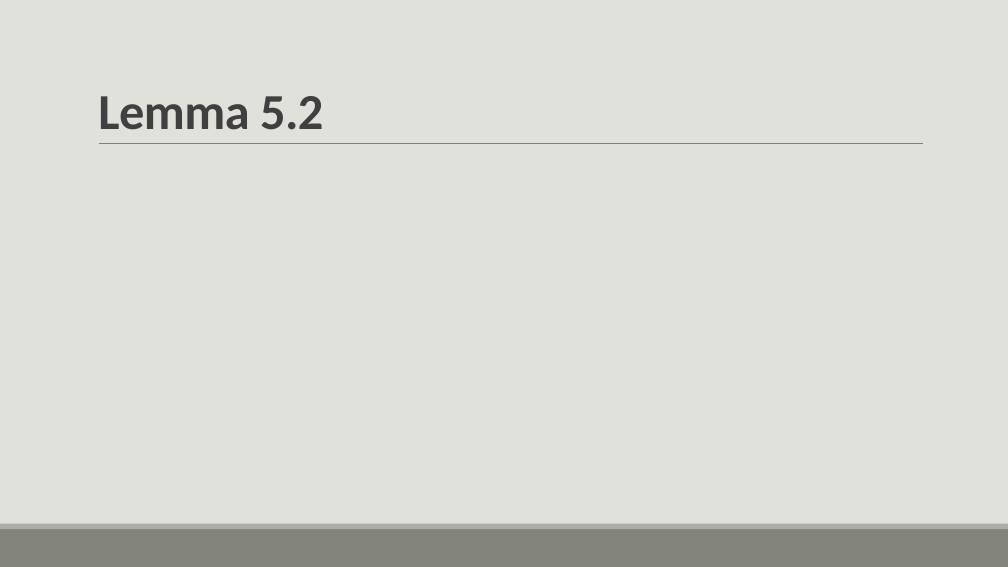
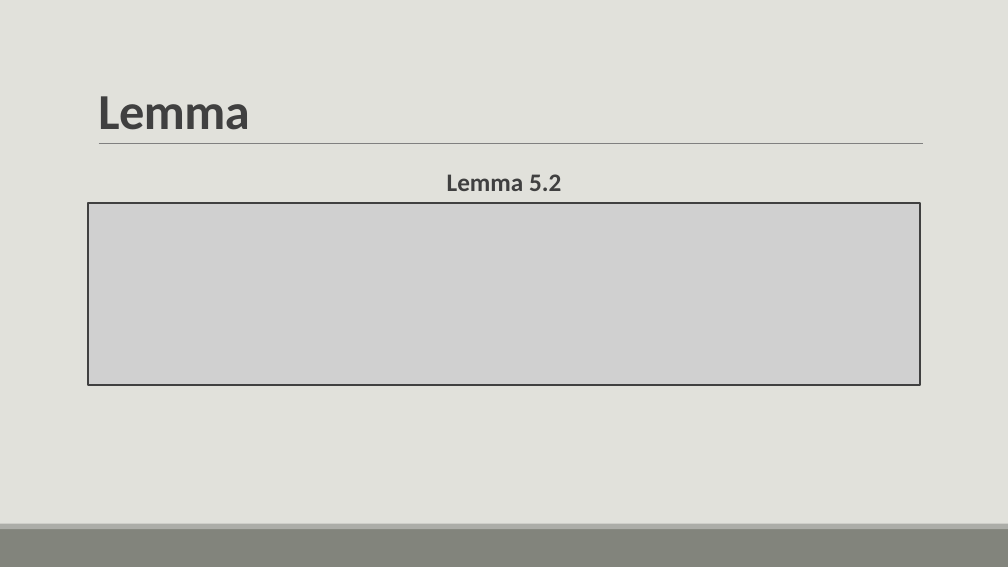
Before and after one commit to lory9894University/mcad, a slide deck: slide 27 of Prensentazione_V2.pptx (slide 28 before the commit). Drawn at 1008x567 pixels with LibreOffice and Linux fonts; fonts in the diff are those of the drawing; grey boxes stand for pictures. Boxes give left, top, right and bottom in pixels: in the first picture for what was removed or moved away, otherwise in the second. Text is boxed around its words. In the diff, an @@ line names an element or a change of style, - is before the commit and + after.

```diff
--- a/Prensentazione_V2.pptx
+++ b/Prensentazione_V2.pptx
@@ title at [98, 96, 249, 130]: text changed @@
-Lemma 5.2
+Lemma
@@ text added at [447, 174, 561, 191], 24 pt, text #404040, bold @@
+Lemma 5.2
@@ picture added at [88, 203, 920, 385] @@
```
Also in this commit, not shown: 8 other slides changed, 6 slides added, 4 slides removed, 1 other file.
